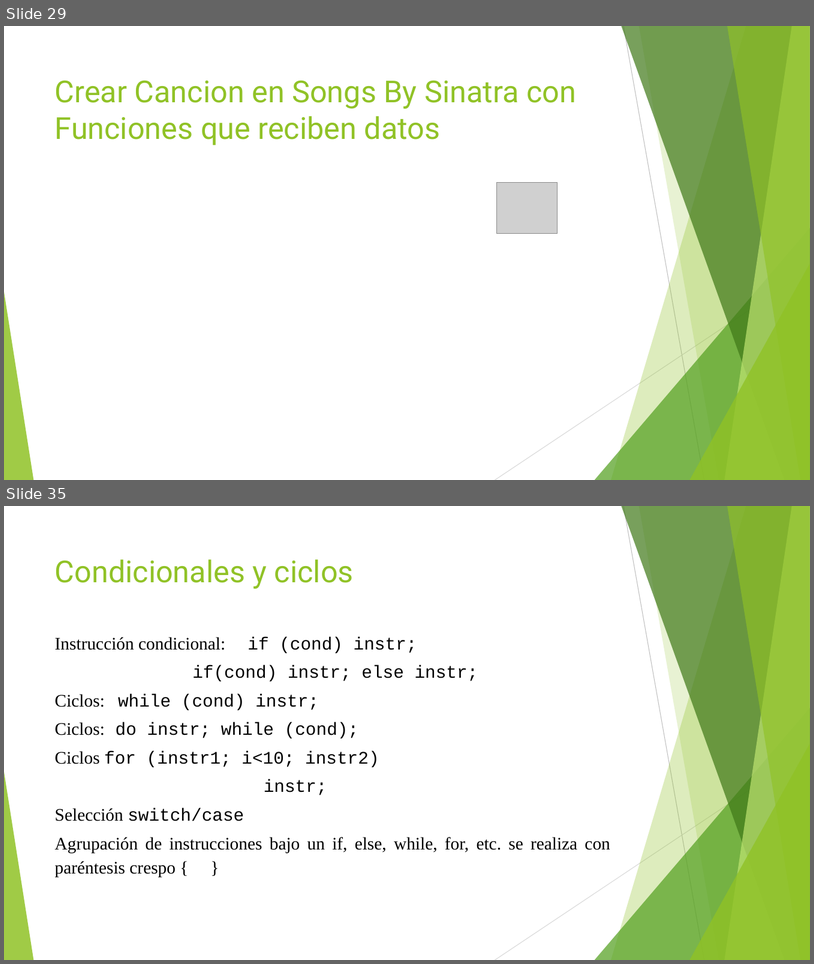
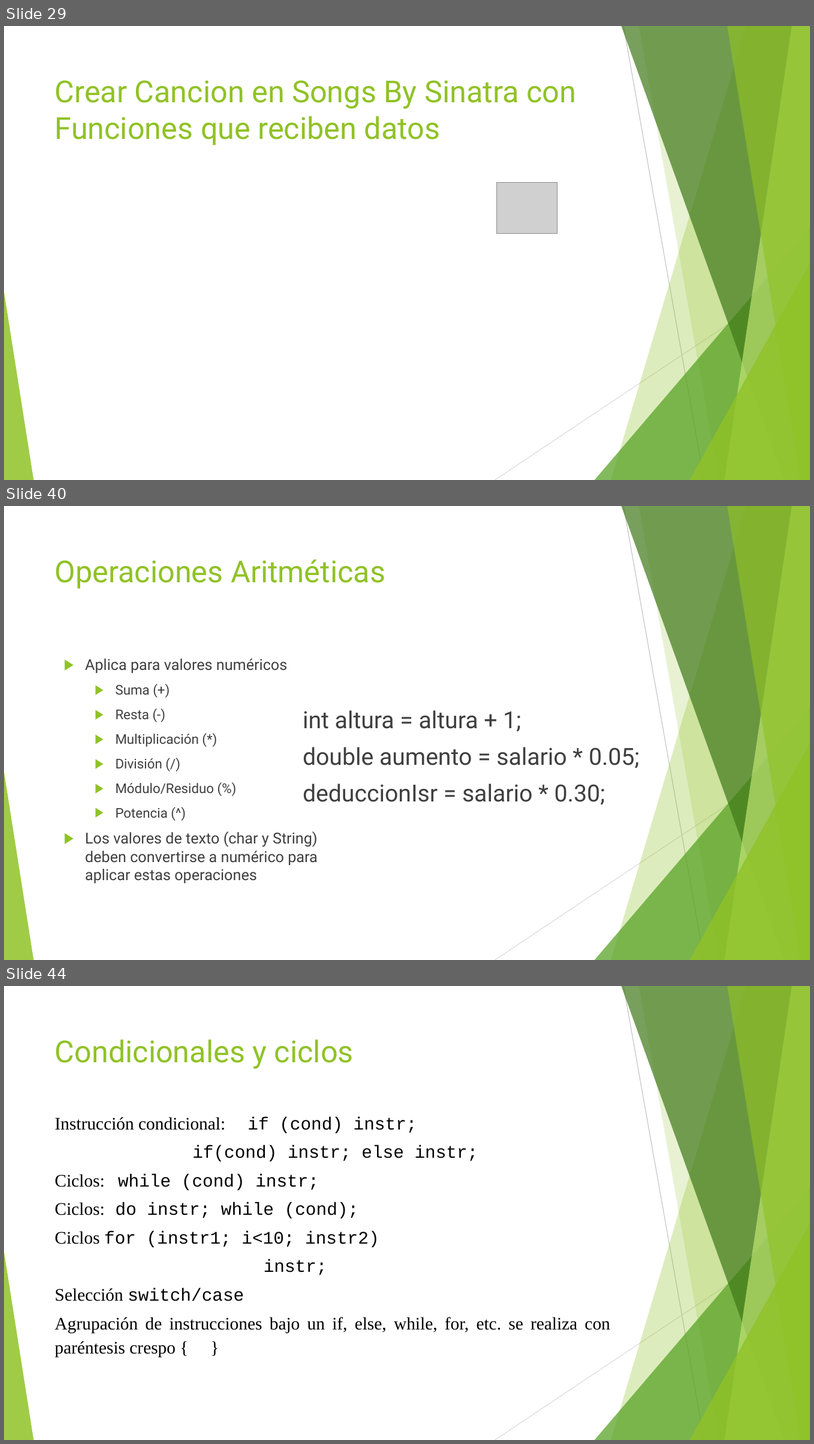
Before and after one commit to jomarnavarro/basicJava, a slide deck: Selenium, module 2.pptx. Shown one above the other, each under a label of ours: slides 29 and 35 before the commit, slides 29, 40 and 44 after it; the slides between them are not shown. The pictures are 814x964 and 814x1444 pixels, drawn with LibreOffice and Linux fonts; fonts in the diff are those of the drawing; grey boxes stand for pictures. Boxes give left, top, right and bottom in pixels: in the first picture for what was removed or moved away, otherwise in the second. Text is boxed around its words. In the diff, an @@ line names an element or a change of style, - is before the commit and + after.

```diff
--- a/Selenium, module 2.pptx
+++ b/Selenium, module 2.pptx
@@ slide 40 added at [4, 506, 810, 960], background #FFFFFF; not listed: 10 template elements that a slide beside it also shows @@
@@ title added at [55, 559, 386, 589], 36 pt, text #90C226 @@
+Operaciones Aritméticas
@@ text added at [85, 658, 318, 883], 18 pt, text #3F3F3F @@
+▶ Aplica para valores numéricos
+  ▶ Suma (+)
+  ▶ Resta (-)
+  ▶ Multiplicación (*)
+  ▶ División (/)
+  ▶ Módulo/Residuo (%)
+  ▶ Potencia (^)
+▶ Los valores de texto (char y String) deben convertirse a numérico para aplicar estas operaciones
@@ text added at [303, 710, 640, 805], 28 pt, text #3F3F3F @@
+int altura = altura + 1;
+double aumento = salario * 0.05;
+deduccionIsr = salario * 0.30;
@@ what was slide 35 is now slide 44 @@
```
Also in this commit, not shown: 4 slides changed, 10 other slides added, 2 slides removed.
